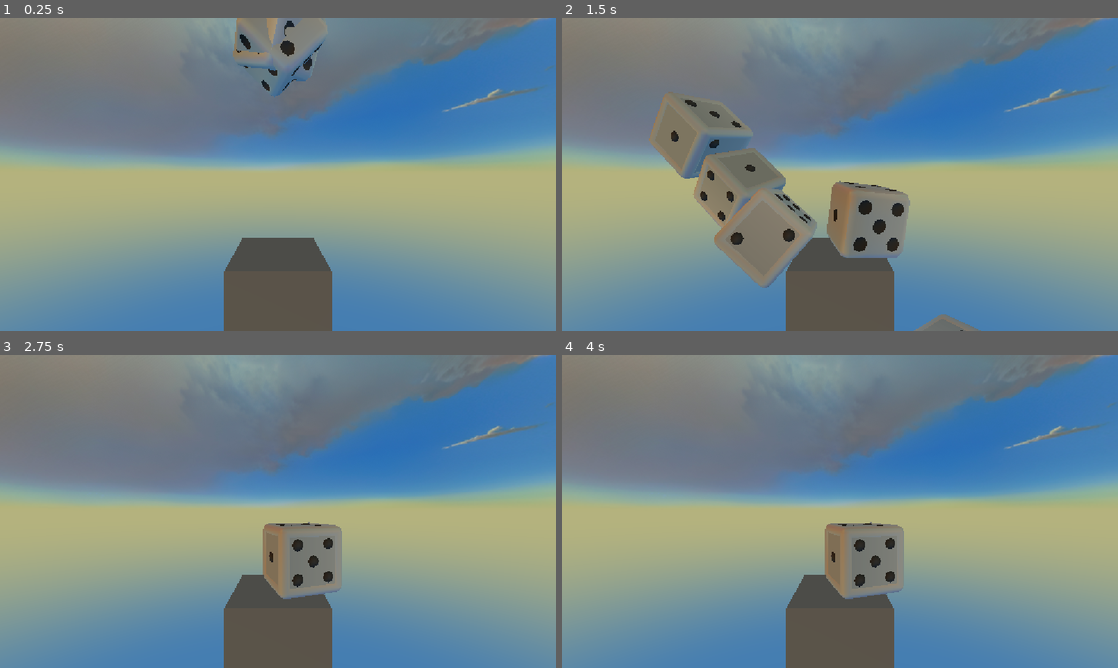
Above: before the commit, frames 1-4 (two rows, left to right).
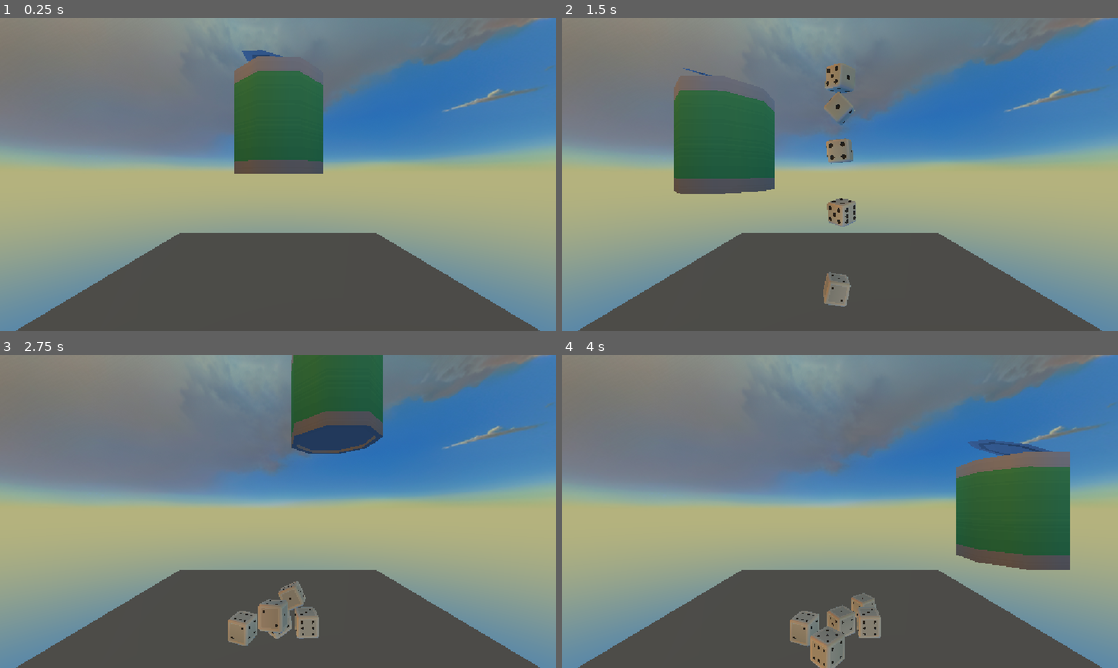
Above: after the commit, the same moments.

Repository: broskiiiadactyl/dice_game
Game: Godot game, scene res://Main.tscn
Same seed, same stepped clock (60 frames per second), same inputs: the game is played once before the commit and once after it.
Inputs (mouse positions are in pixels of both pictures, inside the frame that each line leads up to):
- Up to frame 1 (0.25 s): no input
- Up to frame 2 (1.5 s): move the mouse to (962, 158) at 0.52 s; move the mouse to (728, 190) at 1.27 s
- Up to frame 3 (2.75 s): move the mouse to (333, 442) at 2.02 s
- Up to frame 4 (4 s): move the mouse to (812, 574) at 2.77 s; move the mouse to (1006, 558) at 3.52 s

The runs differ from the first frame. In frame 1, 22% of the frame differs, in the area x 2-98%, y 0-100%; in frame 2, 28%, in the area x 2-98%, y 14-100%; in frame 3, 24%; in frame 4, 27%.

Commit message:
Cup shaking
-Added basic logic to shake cup
-cup plays sounds when shaken

Diff:
--- /dev/null
+++ b/Assets/Cups/Scenes/player_cup.tscn
@@ -0,0 +1,36 @@
+[gd_scene format=3 uid="uid://dt5ueltsfwo3f"]
+
+[ext_resource type="Script" uid="uid://cchqamqsv4b0q" path="res://Scripts/player_cup.gd" id="1_u0t1n"]
+[ext_resource type="PackedScene" uid="uid://dqxv28yrbu0fo" path="res://Assets/Cups/Scenes/can_open_2.tscn" id="2_7hcfj"]
+[ext_resource type="PackedScene" uid="uid://bdrlaltpy1pgw" path="res://Assets/Dice/Scenes/models/normal_die.tscn" id="3_1p8gh"]
+[ext_resource type="AudioStream" uid="uid://domw1gritad7t" path="res://Assets/Sounds/Dice/dice_shake_1.wav" id="4_8fivo"]
+[ext_resource type="AudioStream" uid="uid://b6o0mqrtgh7jb" path="res://Assets/Sounds/Dice/dice_shake_2.wav" id="5_0mrrs"]
+
+[sub_resource type="AudioStreamRandomizer" id="AudioStreamRandomizer_p1f1a"]
+random_pitch = 1.2599211
+streams_count = 2
+stream_0/stream = ExtResource("4_8fivo")
+stream_1/stream = ExtResource("5_0mrrs")
+
+[node name="Player Cup" type="Node3D" unique_id=2144877282]
+script = ExtResource("1_u0t1n")
+
+[node name="Models" type="Node3D" parent="." unique_id=139903009]
+unique_name_in_owner = true
+
+[node name="can-open2" parent="Models" unique_id=1977177218 instance=ExtResource("2_7hcfj")]
+transform = Transform3D(10, 0, 0, 0, 10, 0, 0, 0, 10, 0, 0, 0)
+
+[node name="Normal Die" parent="." unique_id=1272245559 instance=ExtResource("3_1p8gh")]
+visible = false
+
+[node name="Shaker Sound" type="AudioStreamPlayer3D" parent="." unique_id=1358365313]
+unique_name_in_owner = true
+stream = SubResource("AudioStreamRandomizer_p1f1a")
+volume_db = 80.0
+max_polyphony = 5
+
+[node name="Shake Sound Timer" type="Timer" parent="." unique_id=569446113]
+unique_name_in_owner = true
+wait_time = 0.1
+one_shot = true
--- a/Globals.gd
+++ b/Globals.gd
@@ -4,3 +4,7 @@
 	"normal": "res://Assets/Dice/Scenes/models/normal_die.tscn",
 	"inset": "res://Assets/Dice/Scenes/models/inset_die.tscn"
 }
+
+var cup_dict : Dictionary = {
+	"can": "res://Assets/Cups/Scenes/can_open_2.tscn"
+}
--- a/Main.tscn
+++ b/Main.tscn
@@ -1,8 +1,10 @@
 [gd_scene format=3 uid="uid://cp0jsy2mmjan0"]
 
+[ext_resource type="Script" uid="uid://dgw05y00xvrlt" path="res://Scripts/main.gd" id="1_fos0i"]
 [ext_resource type="PackedScene" uid="uid://bctwy71vgkkax" path="res://Assets/Dice/Scenes/player_die.tscn" id="1_glv2v"]
 [ext_resource type="Texture2D" uid="uid://bqd3s078vd0vq" path="res://Assets/Sky/sky_112_2k.png" id="1_uu6xs"]
 [ext_resource type="PackedScene" uid="uid://djnip1t4pe2dw" path="res://Utility/spawner.tscn" id="2_r0du0"]
+[ext_resource type="PackedScene" uid="uid://dt5ueltsfwo3f" path="res://Assets/Cups/Scenes/player_cup.tscn" id="4_cm0pq"]
 
 [sub_resource type="PanoramaSkyMaterial" id="PanoramaSkyMaterial_cm0pq"]
 panorama = ExtResource("1_uu6xs")
@@ -15,6 +17,7 @@
 sky = SubResource("Sky_uu6xs")
 
 [node name="Main" type="Node3D" unique_id=362393473]
+script = ExtResource("1_fos0i")
 
 [node name="WorldEnvironment" type="WorldEnvironment" parent="." unique_id=1222708292]
 environment = SubResource("Environment_r0du0")
@@ -25,15 +28,20 @@
 sky_mode = 2
 
 [node name="Camera3D" type="Camera3D" parent="." unique_id=291328698]
-transform = Transform3D(1, 0, 0, 0, 1, 0, 0, 0, 1, 0, 0, 2.398405)
+transform = Transform3D(1, 0, 0, 0, 1, 0, 0, 0, 1, 0, 3.3867393, 6.91787)
 
 [node name="CSGBox3D" type="CSGBox3D" parent="." unique_id=1891417904]
 transform = Transform3D(1, 0, 0, 0, 1, 0, 0, 0, 1, 0, -1.39956, 0)
 use_collision = true
+size = Vector3(14.392578, 1, 15.845703)
 
 [node name="Spawner" parent="." unique_id=1254509806 instance=ExtResource("2_r0du0")]
-transform = Transform3D(1, 0, 0, 0, 1, 0, 0, 0, 1, 0, 1.594198, 0)
+transform = Transform3D(1, 0, 0, 0, 1, 0, 0, 0, 1, 0, 6.506668, 0)
 spawn_scene = ExtResource("1_glv2v")
 use_random_rotation = true
 rotation_range = Vector3(5, 5, 5)
-spawn_timer = 0.1
+spawn_timer = 0.25
+
+[node name="Player Cup" parent="." unique_id=2144877282 instance=ExtResource("4_cm0pq")]
+unique_name_in_owner = true
+transform = Transform3D(0.37032, 0, 0.92890424, 0, 1, 0, -0.92890424, 0, 0.37032, 3.9273553, -0.52456, -1.4887528)
--- /dev/null
+++ b/Scripts/main.gd
@@ -0,0 +1,22 @@
+extends Node3D
+
+@onready var camera : Camera3D = $Camera3D
+@onready var cup : Node3D = %"Player Cup"
+var is_holding : bool = true
+
+# Called when the node enters the scene tree for the first time.
+func _ready() -> void:
+	pass # Replace with function body.
+
+
+# Called every frame. 'delta' is the elapsed time since the previous frame.
+func _process(delta: float) -> void:
+	var mouse_pos : Vector2 = get_viewport().get_mouse_position()
+	var ray_start : Vector3 = camera.project_ray_origin(mouse_pos)
+	var ray_direction : Vector3 = camera.project_ray_normal(mouse_pos)
+
+	var plane := Plane(Vector3.FORWARD, 0)
+	var intersection : Vector3 = plane.intersects_ray(ray_start, ray_direction)
+
+	if intersection:
+		cup.global_position = intersection
--- /dev/null
+++ b/Scripts/player_cup.gd
@@ -0,0 +1,71 @@
+extends Node3D
+
+#You can add whatever dice models you want under the %Models node
+#The code will clear it and use the globals to ensure the player only has access to unlocked dice
+#This way we can see and test while building -z
+
+#dict for active dice models
+var cupses : Dictionary
+
+#models parent
+@onready var model_container : Node3D = %Models
+
+#shaker sound managment
+@onready var shaker_sound : AudioStreamPlayer3D = %"Shaker Sound"
+@onready var shaker_timer : Timer = %"Shake Sound Timer"
+var last_pos : Vector3
+@export var shake_distance : float = 1.0
+var is_shaking : bool = false
+
+func _ready() -> void:
+	cupses = Globals.cup_dict
+
+	#remove all existing models under %Models
+	var dump_children : Array = model_container.get_children()
+	for child in dump_children:
+		child.queue_free()
+
+	#Pull all the dice from the player dictionary
+	#Parent them under the %Models node
+	#set visibility to false
+	for cup in cupses:
+		if cupses[cup] is not String:
+			continue
+		var new_dice = load(cupses[cup])
+		var model_instance = new_dice.instantiate()
+		model_instance.name = cup
+		model_container.add_child(model_instance)
+		model_instance.visible = false
+		model_instance.scale *= 10.0
+
+	set_cup("can")
+
+func _physics_process(_delta: float) -> void:
+	#if last_pos == null:
+		#last_pos = global_position
+
+	if last_pos.distance_to(global_position) >= shake_distance:
+		play_shaker_sound()
+		print("try play")
+	else:
+		is_shaking = false
+
+	#if last_pos != global_position:
+		#print(last_pos, ", ", global_position, ", ", last_pos.distance_to(global_position))
+
+	set_deferred("last_pos", global_position)
+
+#function to set active dice model
+func set_cup(model: String) -> void:
+
+	for child in model_container.get_children():
+		if child.name == model:
+			child.visible = true
+		else:
+			child.visible = false
+
+func play_shaker_sound() -> void:
+	if shaker_timer.is_stopped():
+		shaker_sound.play()
+		shaker_timer.start()
+		print("play")
--- a/project.godot
+++ b/project.godot
@@ -11,6 +11,7 @@
 [application]
 
 config/name="Brackeys Game Jam 2026.2 Trust No One"
+config/tags=PackedStringArray("game_jam")
 run/main_scene="uid://cp0jsy2mmjan0"
 config/features=PackedStringArray("4.7", "GL Compatibility")
 config/icon="res://icon.svg"
Not shown, added: Assets/Sounds/Dice/dice_shake_1.wav.import
Not shown, added: Assets/Sounds/Dice/dice_shake_2.wav.import
Not shown, added: Scripts/main.gd.uid
Not shown, added: Scripts/player_cup.gd.uid
Not shown, added: Assets/Sounds/Dice/dice_shake_1.wav
Not shown, added: Assets/Sounds/Dice/dice_shake_2.wav
